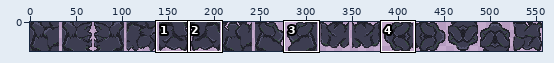
A sprite sheet gets an edit: MAGD487_Project_Editor/Assets/Art/Cave_Tiles-Sheet.png. The first picture is a wide view before the edit; the outline marks the close-up.
Close-up. First the earlier version:
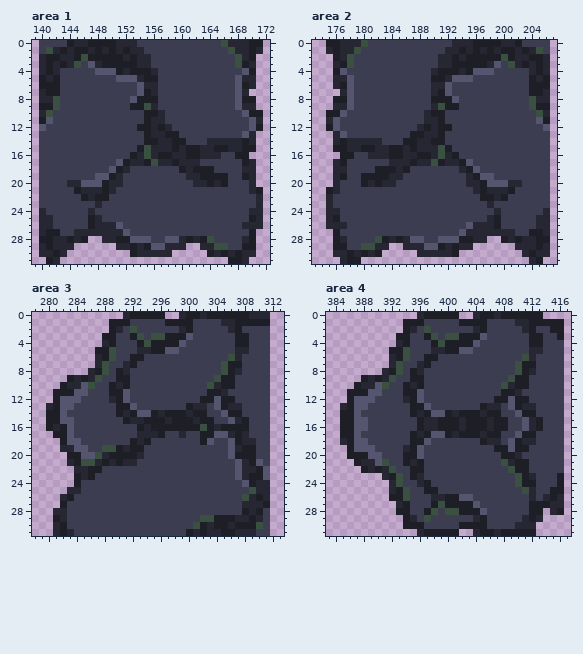
The file is 557x32 pixels. Colours within 5 levels of each other are drawn and written as one. Shown: area 1: x 139..172, y 0..31; area 2: x 173..207, y 0..31; area 3: x 278..313, y 0..31; area 4: x 383..417, y 0..31. The commit also changed other parts of the picture, which this record leaves out.
The result:
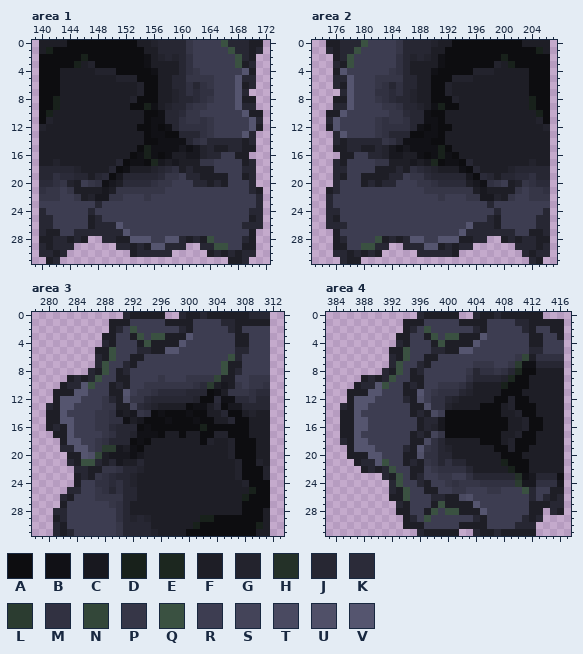
Palette (. is transparent): A #0d0d10  B #111116  C #18181f  D #18211b  E #1c271f  F #1e1e26  G #23232d  H #243128  J #272733  K #2b2b39  L #2b3c30  M #313141  N #334739  P #363647  Q #3a5141  R #3d3d51  S #444459  T #4a4a61  U #505068  V #55556f
Difference:
Changed rows in their new state; - is an unchanged pixel.
Area 1:
first column x 140:
 0 FFFFAAAAAAAAAAFFGJJJJP---
 1 FDAAAAAAAAAAAAAFFJJJJP---
 2 AAAAAADAAAAAAAABFGJGJM---
 3 AAAAADFGAAAAAAABFFFFJM---
 4 AAAFFFFFGGGAAAAABFFFJMP--
 5 AAAFFFFFFFFGGGAAAFFJJPPPP
 6 AAAFFFFFFFFFFFGAAFFJJMJMP
 7 AAAFFFFFFFFFFFGAAFFGJMKMM
 8 AADFFFFFFFFFFGAAAFFGJJKMP
 9 AADFFFFFFFFFFAADBFGJJMPP-
10 ADFFFFFFFFFFFFFAABJJKPP--
11 AGFFFFFFFFFFFFFABBJJMPPMP
12 GFFFFFFFFFFFFFAABABJMMMMP
13 FFFFFFFFFFFFFFFABBAAJJJMP
14 FFFFFFFFFFFFFFFAABBBBJMP-
15 FFFFFFFFFFFFFFADBBBBCBCG-
16 FFFFFFFFFFFFFABDBABFFCCG-
17 FFGFFFFFFFFJABBAECFCFFFPP
18 JJJJJGFFFFJABFFFGJKM-----
19 JJMKKJJFJKACJJJJJKPP-----
20 KKMPGFRPMBCFKKKKMPP------
21 MPP-P-FFFCFPPPPPPP-------
22 PPP--P-GCCPP---P---------
Area 2:
first column x 182:
 0 ---PJJJJGFFAAAAAAAAAAFFFF
 1 ---PJJJJFFAAAAAAAAAAAAADF
 2 ---MJGJGFBAAAAAAAADAAAAAA
 3 ---MJFFFFBAAAAAAAGFDAAAAA
 4 --PMJFFFBAAAAAGGGFFFFFAAA
 5 PPPPJJFFAAAGGGFFFFFFFFAAA
 6 PMJMJJFFAAGFFFFFFFFFFFAAA
 7 MMKMJGFFAAGFFFFFFFFFFFAAA
 8 PMKJJGFFAAAGFFFFFFFFFFDAA
 9 -PPMJJGFBDAAFFFFFFFFFFDAA
10 --PPKJJBAAFFFFFFFFFFFFFDA
11 PMPPMJJBBAFFFFFFFFFFFFFGA
12 PMMMMJBABAAFFFFFFFFFFFFFG
13 PMJJJAABBAFFFFFFFFFFFFFFF
14 -PMJBBBBAAFFFFFFFFFFFFFFF
15 -GCBCBBBBDAFFFFFFFFFFFFFF
16 -GCCFFBABDBAFFFFFFFFFFFFF
17 PPFFFCFCEABBAJFFFFFFFFGFF
18 -----MKJGFFFBAJFFFFGJJJJJ
19 -----PPKJJJJJCAKJFJJKKMJJ
20 ------PPMKKKKFCBMPRFGPMKK
21 -------PPPPPPPFCFFF-P-PPM
22 ---------P---PPCCG-P--PPP
Area 3:
first column x 286:
 9 ----------P---PPPPN----PPP
10 --------PPPPPPPMKLFC-P-PPM
11 -------PPMKKKKJJJABFPPPMKK
12 --P--UPPKJJJJJJGAAKBBKKMJJ
13 --PP--SKJGFFFFABBFJACCJJJJ
14 -PPMCFCPMABAAABAAFFJAAFGFF
15 -PPMMBFCAAABAAABAAFFJAAFFF
16 -PPKJJJABAAAAAAADAAAAAAFFF
17 --PMJJGBBBAFFAFFAAGGAAAFFF
18 -PMJJJABAFFFFFFFAGFFGAAAFF
19 -PLLCFBAFFFFFFFFFFFFGAAAFF
20 UNFCCCBCFFFFFFFFFFFFGAAAFF
21 ----CFFJFFFFFFFFFFFFFGAAGF
22 --PPMJJGFFFFFFFFFFFFFGAAAG
23 -PMKJJGFFFFFFFFFFFFFFGAAAG
24 -MMKMJGFFFFFFFFFFFFFFFGAAA
25 -PMJMJJFFFFFFFFFFFFFFFFDAA
26 -PPPPJJFFFFFFFFFFFFFFFDAAA
27 ---PMJFFFFFFFFFFFFFFFFAAAA
28 ----MJFFFFFFFFFFFFFFFFAAAF
29 ----MJGJGFFFFFFFDDAAAAAAAF
30 ----PJJJJFFFFFFDAAAAAAAADF
31 ----PJJJJGFFFFAAAAAAAAAAFF
Area 4:
first column x 396:
 6 --------------PNFMMMM
 7 --------PPP--PLBBJJJJ
 8 -------PJMMPMJEAAFFFF
 9 -------MJJJJGEAAFFFFF
10 ---PPPMJFFFFDAAAFFFFF
11 --PMMMJGFFFFAAAFFFFFF
12 U-MMJGFFFFFAAGAAFFFFF
13 -UMMGFFFFAAAFGAAAFFFF
14 --TRAAAAAAAAFFGAAFFFF
15 ---CAAAAAAAAAFFGAAFFF
16 --GCAAAAAAAAAFFGAAFFF
17 --SPAAAAAAAAFFGAAFFFF
18 -TMJFFFFFAAAFGAAAFFFF
19 -PMJGFFFFFFAAGAAFFFFF
20 UMMJJFFFFFFFAAAFFFFFF
21 -PMJMJJFFFFFDAAAFFFFF
22 --PMMMMJFFFFFDAAFFFFF
23 ---PP--MJJJJJJHBCJJJB
24 ----PMPPPMMMMMLCCMMMC
25 -----PP---PP---------
26 ------TU-------------
Where, in picture pixels (left, top, right, bottom), the same in both close-ups:
changed: (39, 40, 214, 201)
changed: (375, 40, 550, 201)
changed: (88, 375, 270, 536)
changed: (417, 354, 564, 501)
